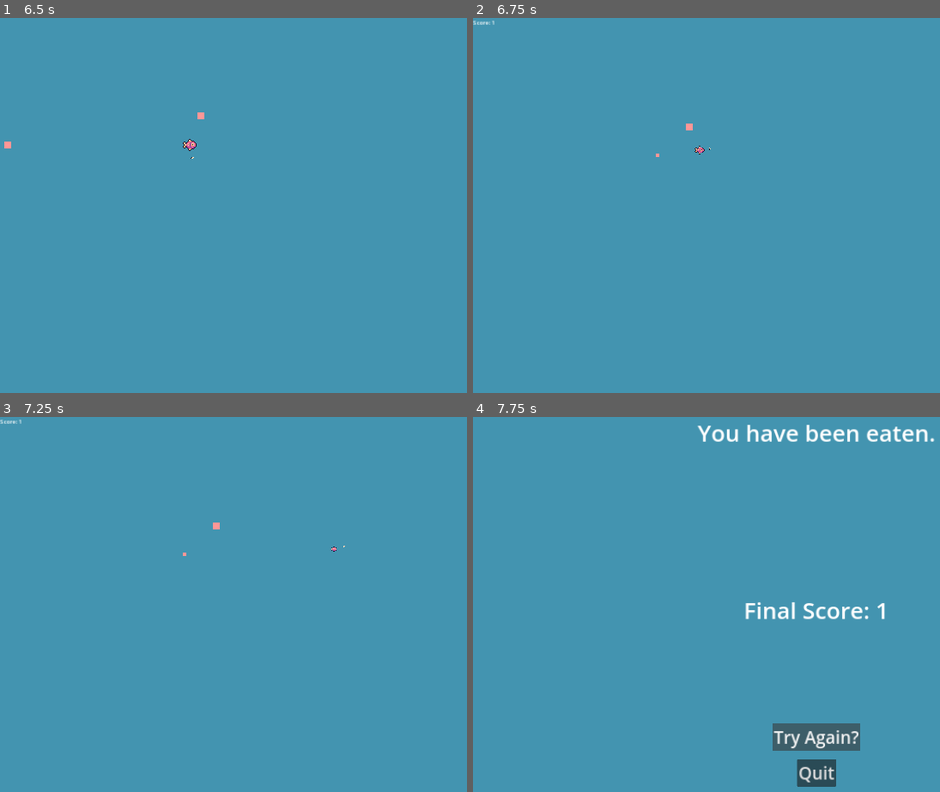
Above: before the commit, frames 1-4 (two rows, left to right).
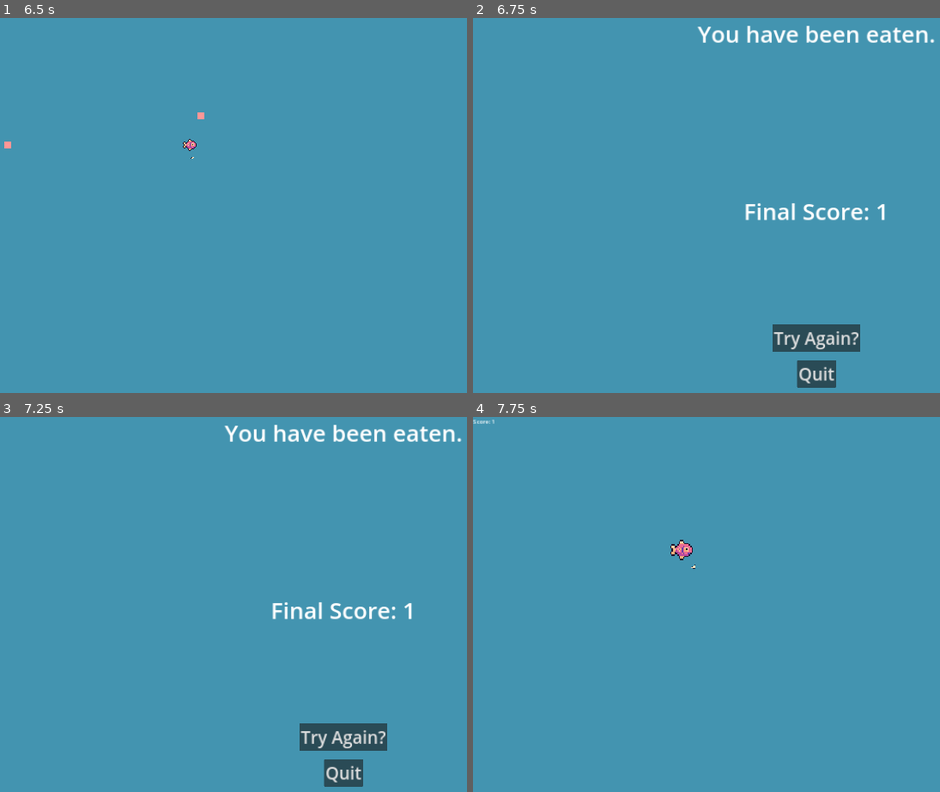
Above: after the commit, the same moments.

Repository: TheCursedMerchant/qdm_gameJam2024
Game: Godot game, scene res://menu.tscn
Same seed, same stepped clock (60 frames per second), same inputs: the game is played once before the commit and once after it.
Inputs (mouse positions are in pixels of both pictures, inside the frame that each line leads up to):
- Up to frame 1 (6.5 s): click "Play" at 0.5 s; tap Enter at 1.25 s; move the mouse to (308, 288) at 1.27 s; press the mouse at (308, 288) at 1.28 s; hold Up (ui_up) 1.28-2.78 s; move the mouse to (outside the picture) at 2.02 s; release the mouse at (outside the picture) at 2.03 s; click (outside the picture) at 2.1 s; move the mouse to (135, 153) at 2.77 s; press the mouse at (135, 153) at 2.78 s; hold Left (ui_left) 2.78-4.28 s; tap Space at 3.5 s; move the mouse to (378, 209) at 3.52 s; release the mouse at (378, 209) at 3.53 s; click (378, 209) at 3.6 s; move the mouse to (238, 115) at 4.27 s; press the mouse at (238, 115) at 4.28 s; hold Down (ui_down) 4.28-5.03 s; move the mouse to (outside the picture) at 5.02 s; release the mouse at (outside the picture) at 5.03 s; hold Right (ui_right) 5.03-5.78 s; click (outside the picture) at 5.1 s; move the mouse to (205, 231) at 5.77 s; press the mouse at (205, 231) at 5.78 s; hold Up (ui_up) from 5.78 s (still down)
- Up to frame 2 (6.75 s): tap Enter at 6.5 s; move the mouse to (883, 126) at 6.52 s; release Up (ui_up) at 6.53 s; release the mouse at (883, 126) at 6.53 s; hold Right (ui_right) from 6.53 s (still down); click (883, 126) at 6.6 s
- Up to frame 3 (7.25 s): keep holding Right (ui_right)
- Up to frame 4 (7.75 s): release Right (ui_right) at 7.25 s; click (818, 735) at 7.25 s, where only the run after the commit has a clickable "Try Again?"

Frame 1 is identical in both runs. In frame 2, 3.6% of the frame differs, in the area x 0-99%, y 0-99%; in frame 3, 3.6%; in frame 4, 3.7%.

Commit message:
adjusted xp needed to level up initially

Diff:
--- a/gamejam2024/scripts/player/player.gd
+++ b/gamejam2024/scripts/player/player.gd
@@ -19,7 +19,7 @@
 var overShrink := false
 var fleshChunkPool := ScenePool.new(1)
 var experience := 0
-var evolveExp := 1
+var evolveExp := 100
 var evolveLevel := 0
 var currentSpeed := baseSpeed
 
